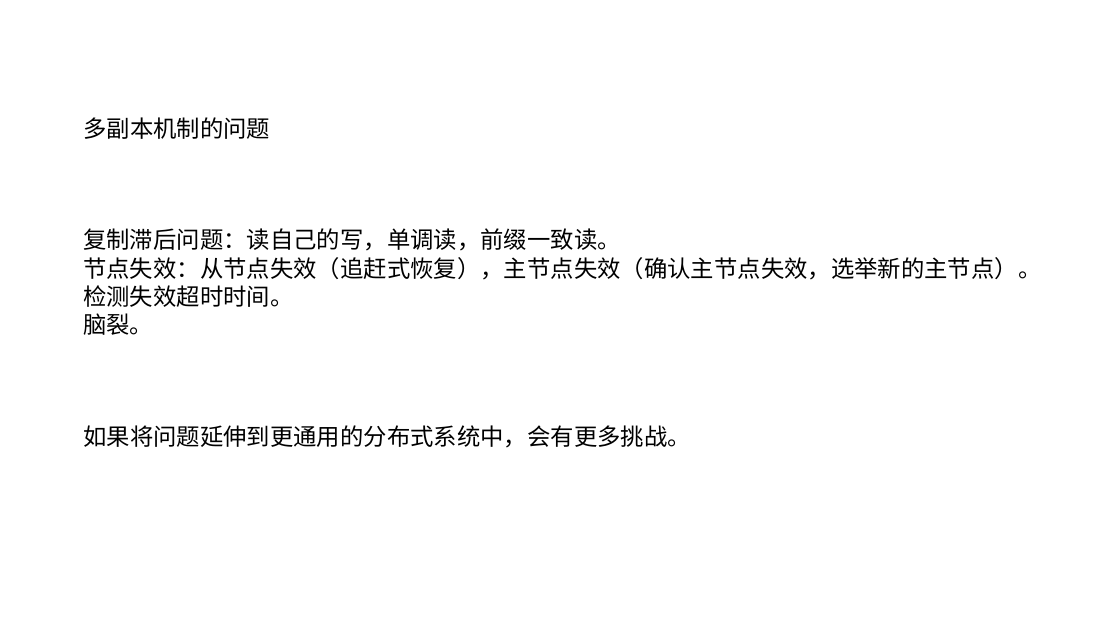
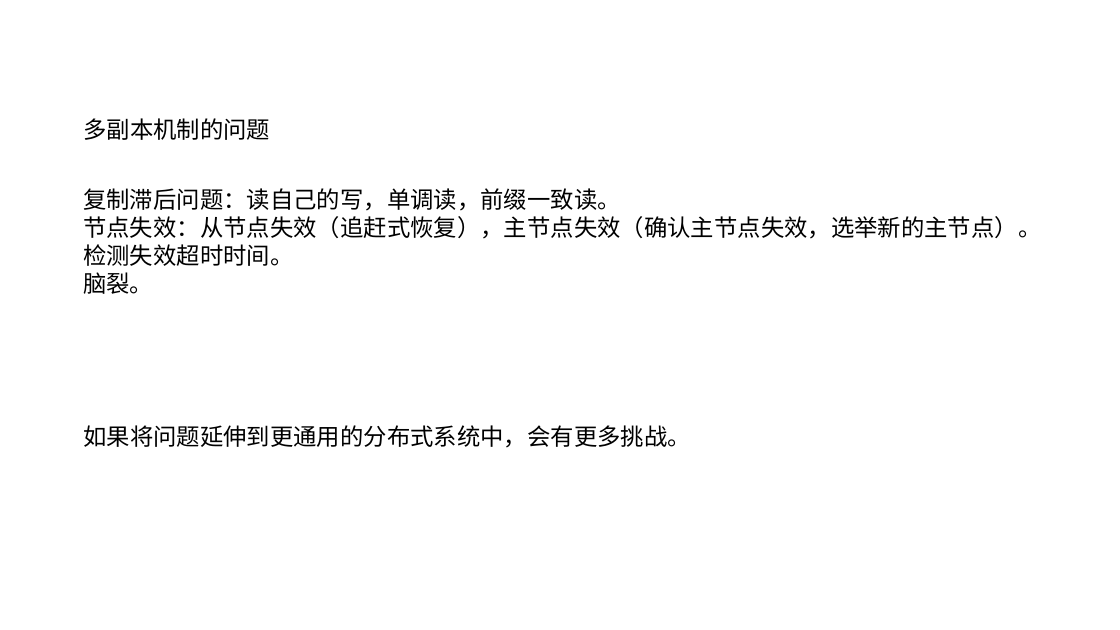
Before and after one commit to zozospider/note, a slide deck: slide 10 of data-system/ZooKeeper_share1_v5.pptx. Drawn at 1120x630 pixels with LibreOffice and Linux fonts; fonts in the diff are those of the drawing. Boxes give left, top, right and bottom in pixels: in the first picture for what was removed or moved away, otherwise in the second. Text is boxed around its words. In the diff, an @@ line names an element or a change of style, - is before the commit and + after.

```diff
--- a/data-system/ZooKeeper_share1_v5.pptx
+++ b/data-system/ZooKeeper_share1_v5.pptx
@@ text "复制滞后问题：读自己的写，单调读，前缀一致读。": place and size @@
-text "复制滞后问题：读自己的写，单调读，前缀一致读。" at [83, 228, 1041, 335]
+text "复制滞后问题：读自己的写，单调读，前缀一致读。" at [83, 188, 1041, 294]
```
Also in this commit, not shown: 3 other slides changed, 4 slides added.
